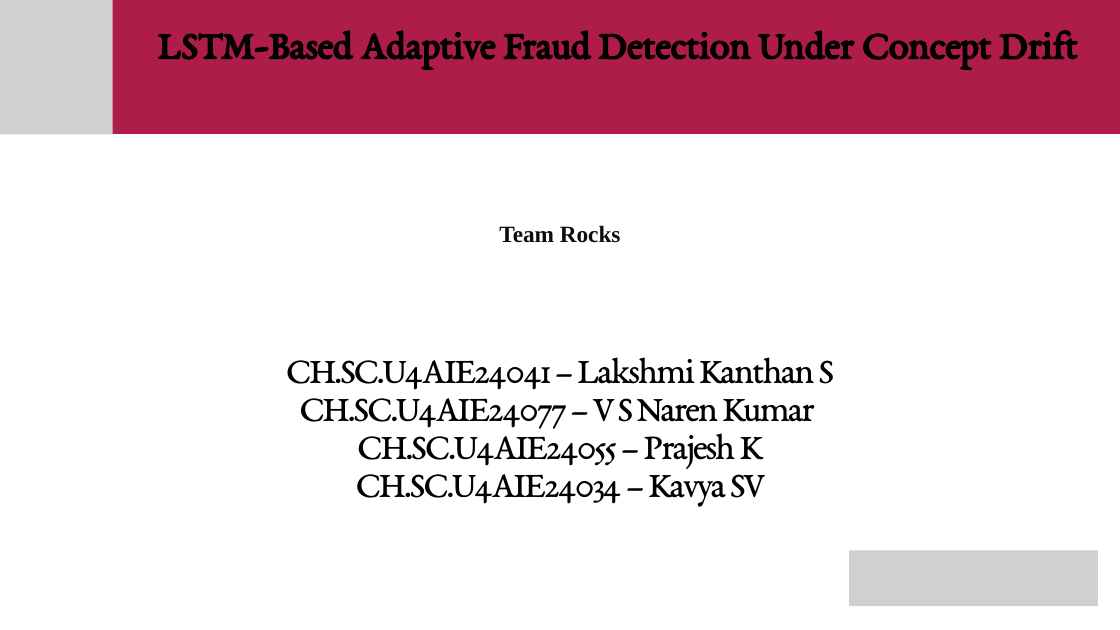
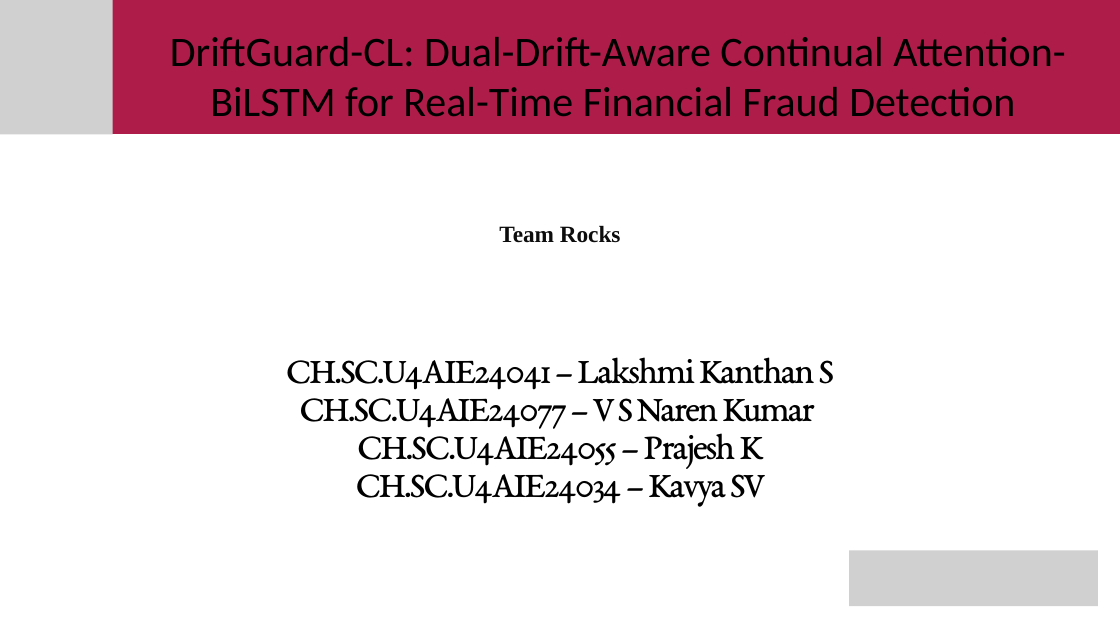
Before and after one commit to LakshmiKanthan07/Drift-Aware-Continual-LSTM-for-Emerging-Fraud-Detection, a slide deck: slide 1 of reports and ppts/ppt0.pptx. Drawn at 1120x630 pixels with LibreOffice and Linux fonts; fonts in the diff are those of the drawing; grey boxes stand for pictures. Boxes give left, top, right and bottom in pixels: in the first picture for what was removed or moved away, otherwise in the second. Text is boxed around its words. In the diff, an @@ line names an element or a change of style, - is before the commit and + after.

```diff
--- a/reports and ppts/ppt0.pptx
+++ b/reports and ppts/ppt0.pptx
@@ text at (170,37,1065,117): text changed; size 52 to 54 pt; font EB Garamond to Calibri; bold off @@
-LSTM-Based Adaptive Fraud Detection Under Concept Drift
+DriftGuard-CL: Dual-Drift-Aware Continual Attention-BiLSTM for Real-Time Financial Fraud Detection
```
Also in this commit, not shown: 18 other files.
